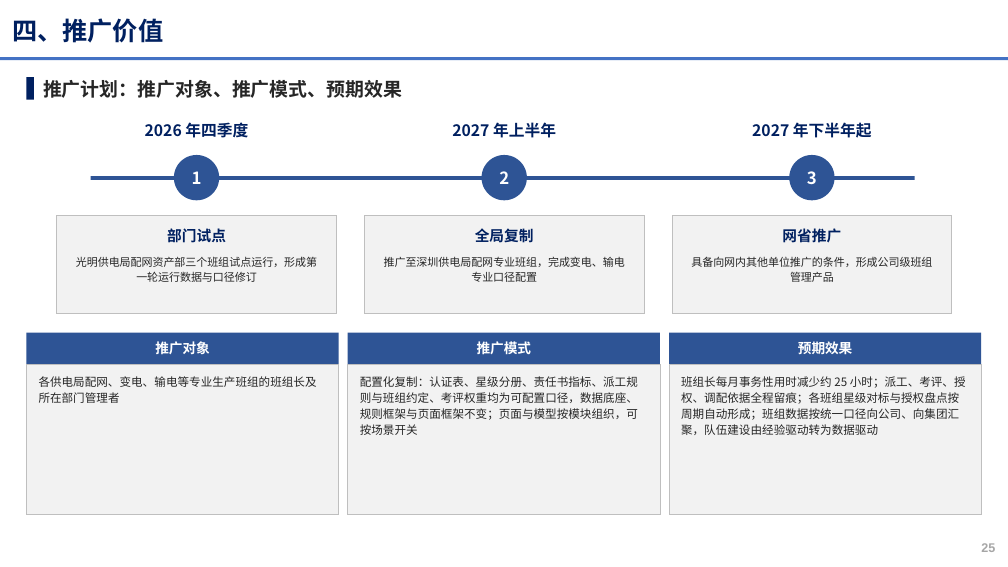
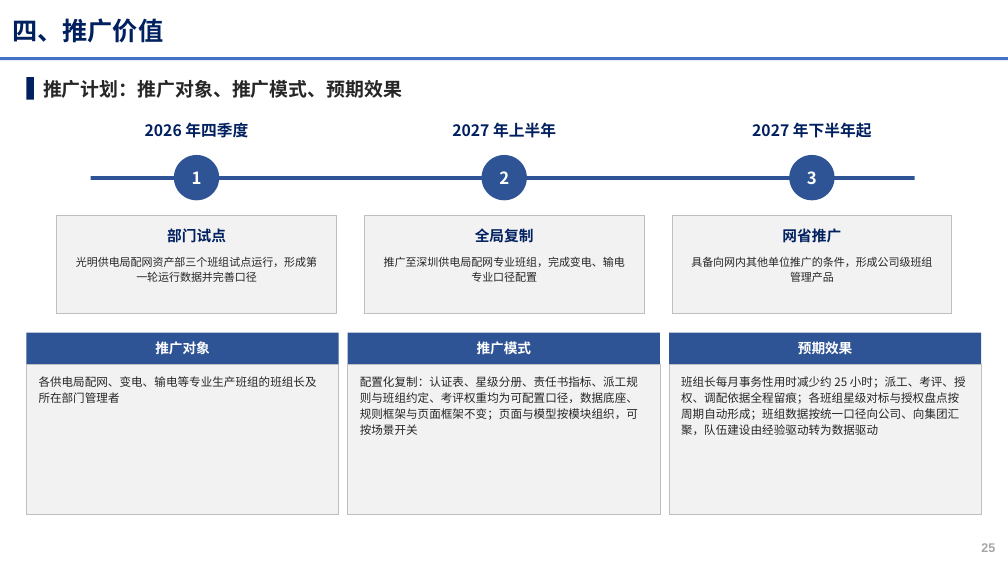
Before and after one commit to michael4949/-, a slide deck: slide 25 of xiaowatt/docs/正式交付物/申报PPT_高效班组管理助手_班组数字画像与班组长AI助手_V3.0.pptx. Drawn at 1008x567 pixels with LibreOffice and Linux fonts; fonts in the diff are those of the drawing; background and template pictures are left out. Boxes give left, top, right and bottom in pixels: in the first picture for what was removed or moved away, otherwise in the second. Text is boxed around its words. In the diff, an @@ line names an element or a change of style, - is before the commit and + after.

```diff
--- a/xiaowatt/docs/正式交付物/申报PPT_高效班组管理助手_班组数字画像与班组长AI助手_V3.0.pptx
+++ b/xiaowatt/docs/正式交付物/申报PPT_高效班组管理助手_班组数字画像与班组长AI助手_V3.0.pptx
@@ text at <box>76,256,317,282</box>: text changed @@
-光明供电局配网资产部三个班组试点运行，形成第一轮运行数据与口径修订
+光明供电局配网资产部三个班组试点运行，形成第一轮运行数据并完善口径
```
Also in this commit, not shown: 9 other slides changed, 11 other files.
